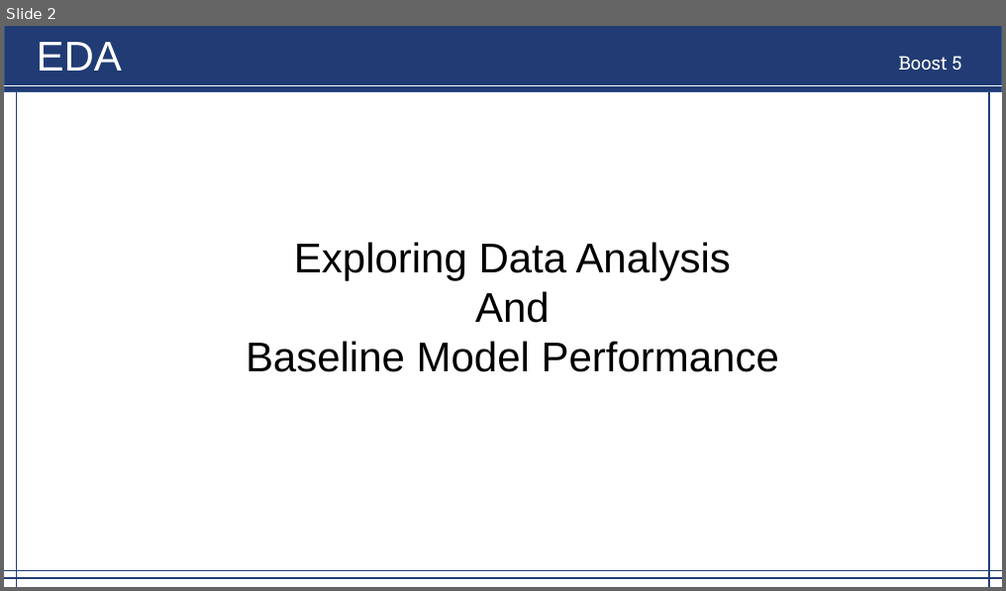
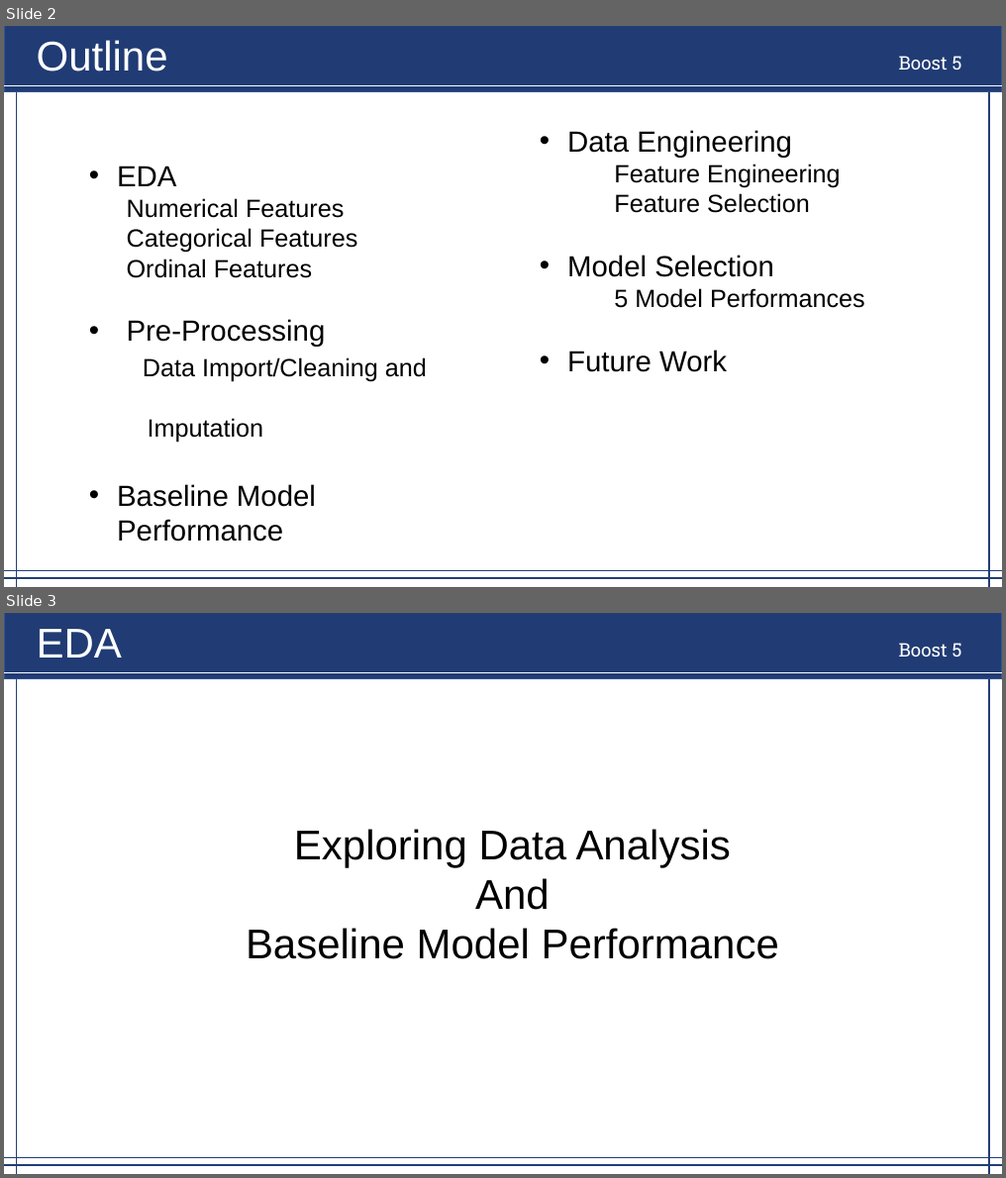
Before and after one commit to yanghua23/KaggleHousePrice_MLProject, a slide deck: KaggleHousePrice_presentation.pptx. Shown one above the other, each under a label of ours: slide 2 before the commit, slides 2 and 3 after it. The pictures are 1006x591 and 1006x1178 pixels, drawn with LibreOffice and Linux fonts; fonts in the diff are those of the drawing. Boxes give left, top, right and bottom in pixels: in the first picture for what was removed or moved away, otherwise in the second. Text is boxed around its words. In the diff, an @@ line names an element or a change of style, - is before the commit and + after.

```diff
--- a/KaggleHousePrice_presentation.pptx
+++ b/KaggleHousePrice_presentation.pptx
@@ slide 2 added at [4, 26, 1002, 587], background #FFFFFF; not listed: 9 template elements that a slide beside it also shows @@
@@ text added at [37, 40, 168, 72], 40 pt, text #FFFFFF @@
+Outline
@@ text added at [567, 130, 865, 372], 24 pt, text #000000 @@
+• Data Engineering
+Feature Engineering
+Feature Selection
+• Model Selection
+5 Model Performances
+• Future Work
@@ text added at [117, 166, 427, 542], 24 pt, text #000000 @@
+• EDA
+  Numerical Features
+  Categorical Features
+  Ordinal Features
+• Pre-Processing
+  Data Import/Cleaning and
+  Imputation
+• Baseline Model Performance
@@ what was slide 2 is now slide 3 @@
```
Also in this commit, not shown: 1 slide changed, 1 slide removed.
